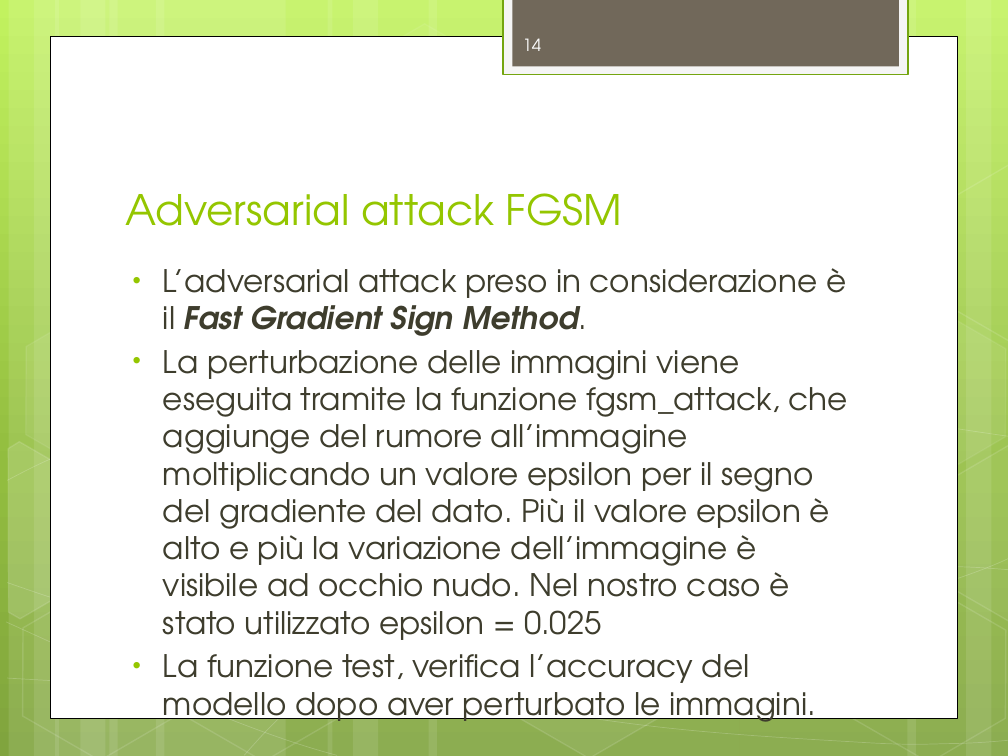
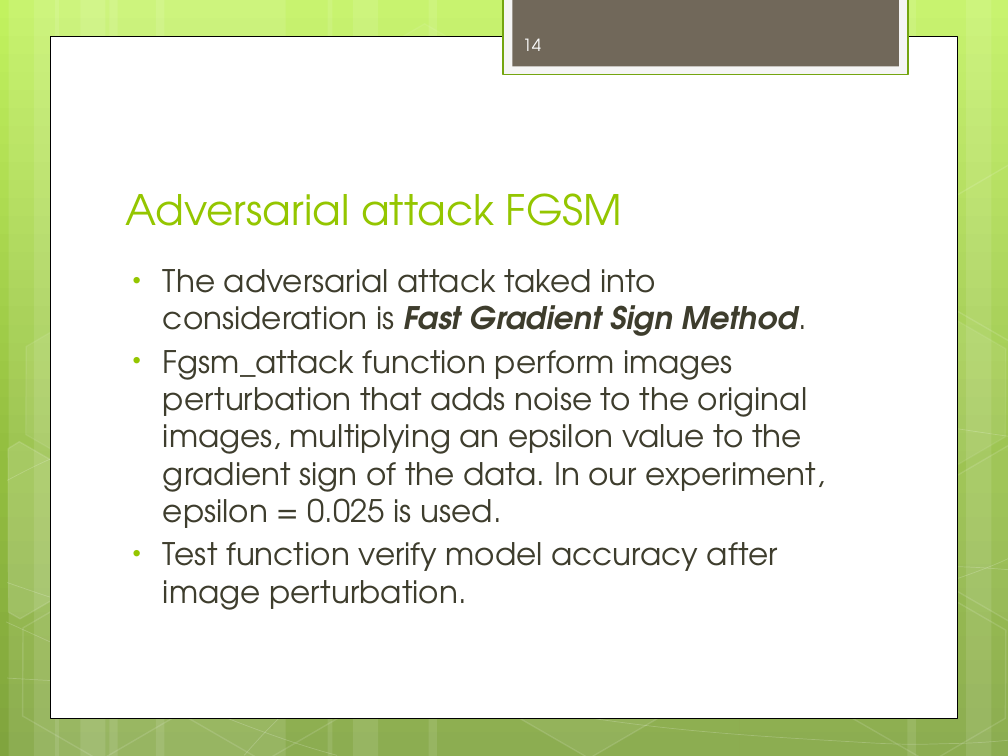
Before and after one commit to RaiMar96/AdversarialAttacksAndInterpretability-covid-chestxray-, a slide deck: slide 14 of docs/ProjectOverview.pptx. Drawn at 1008x756 pixels with LibreOffice and Linux fonts; fonts in the diff are those of the drawing. Boxes give left, top, right and bottom in pixels: in the first picture for what was removed or moved away, otherwise in the second. Text is boxed around its words. In the diff, an @@ line names an element or a change of style, - is before the commit and + after.

```diff
--- a/docs/ProjectOverview.pptx
+++ b/docs/ProjectOverview.pptx
@@ text at (x1=163, y1=269, x2=825, y2=610): text changed @@
-• L’adversarial attack preso in considerazione è il Fast Gradient Sign Method.
-• La perturbazione delle immagini viene eseguita tramite la funzione fgsm_attack, che aggiunge del rumore all’immagine moltiplicando un valore epsilon per il segno del gradiente del dato. Più il valore epsilon è alto e più la variazione dell’immagine è visibile ad occhio nudo. Nel nostro caso è stato utilizzato epsilon = 0.025
-• La funzione test, verifica l’accuracy del modello dopo aver perturbato le immagini.
+• The adversarial attack taked into consideration is Fast Gradient Sign Method.
+• Fgsm_attack function perform images perturbation that adds noise to the original images, multiplying an epsilon value to the gradient sign of the data. In our experiment, epsilon = 0.025 is used.
+• Test function verify model accuracy after image perturbation.
```
Also in this commit, not shown: 10 other slides changed, 2 slides added, 1 slide removed, 1 other file.
